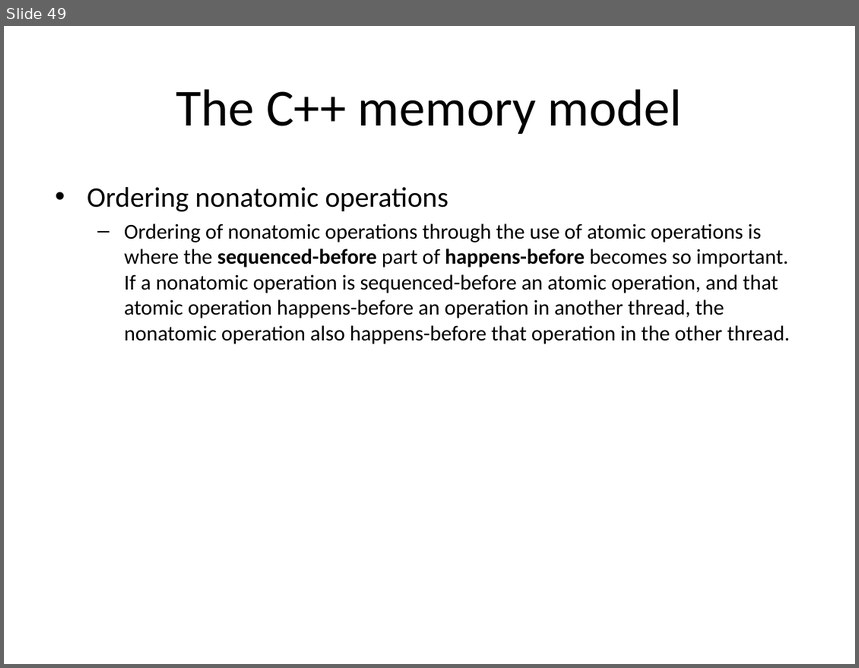
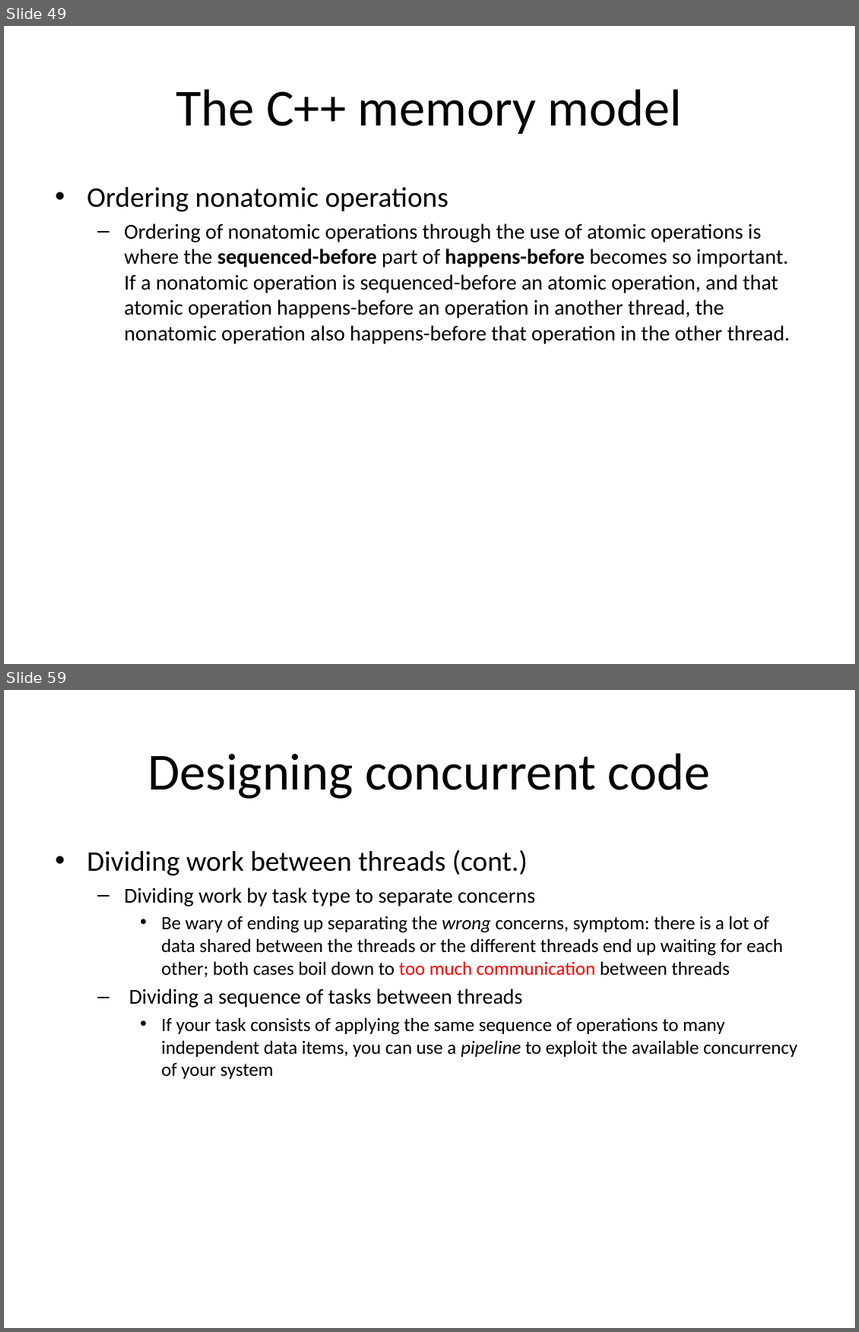
Before and after one commit to chenziliang/summary-of-the-books, a slide deck: CPPCIA.pptx. Shown one above the other, each under a label of ours: slide 49 before the commit, slides 49 and 59 after it; the slides between them are not shown. The pictures are 859x668 and 859x1332 pixels, drawn with LibreOffice and Linux fonts; fonts in the diff are those of the drawing. Boxes give left, top, right and bottom in pixels: in the first picture for what was removed or moved away, otherwise in the second. Text is boxed around its words. In the diff, an @@ line names an element or a change of style, - is before the commit and + after.

```diff
--- a/CPPCIA.pptx
+++ b/CPPCIA.pptx
@@ slide 59 added at box(4, 690, 855, 1328), background #FFFFFF @@
@@ title added at box(148, 753, 710, 799), 44 pt, text #000000 @@
+Designing concurrent code
@@ text added at box(87, 850, 797, 1079), 16 pt, text #000000 @@
+• Dividing work between threads (cont.)
+  – Dividing work by task type to separate concerns
+    • Be wary of ending up separating the wrong concerns, symptom: there is a lot of data shared between the threads or the different threads end up waiting for each other; both cases boil down to too much communication between threads
+  – Dividing a sequence of tasks between threads
+    • If your task consists of applying the same sequence of operations to many independent data items, you can use a pipeline to exploit the available concurrency of your system
```
Also in this commit, not shown: 19 other slides added.
